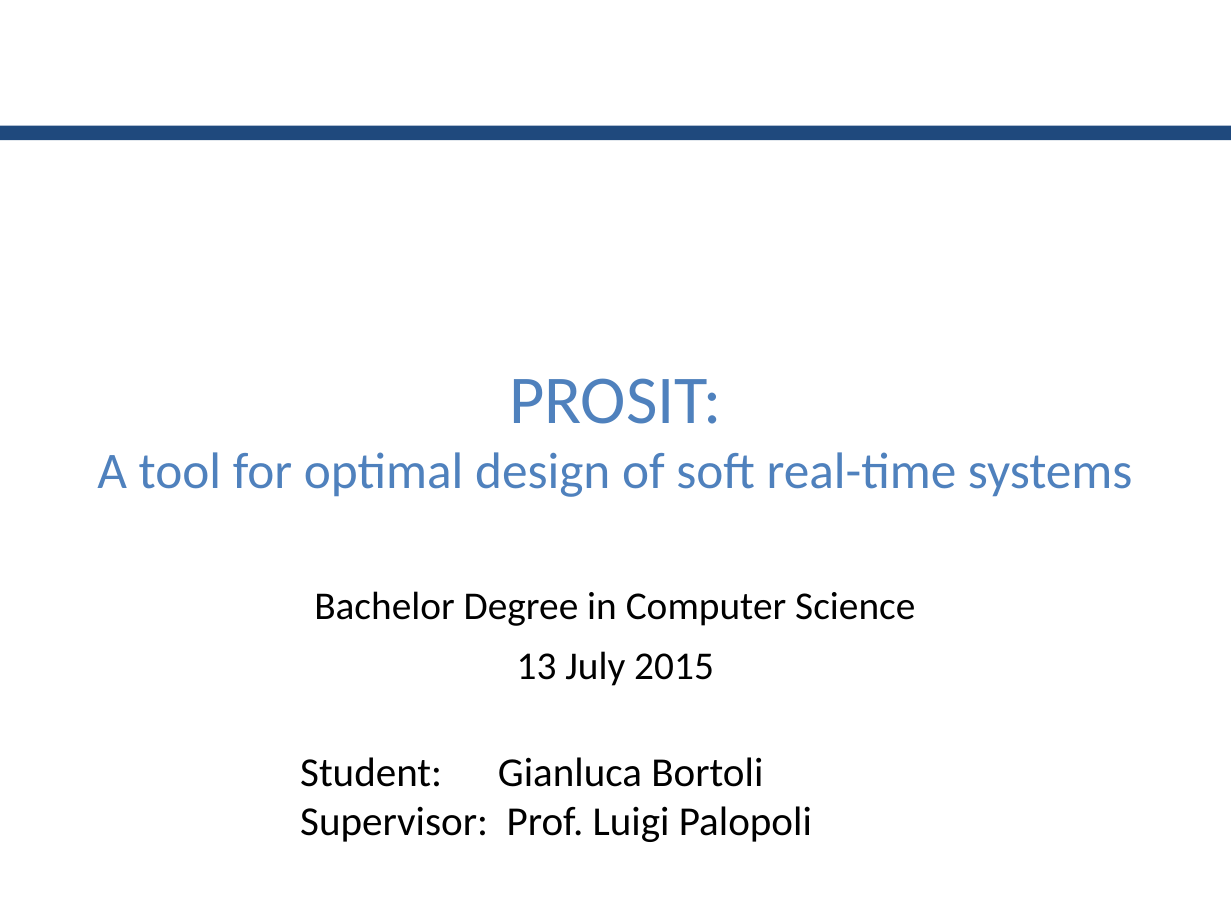
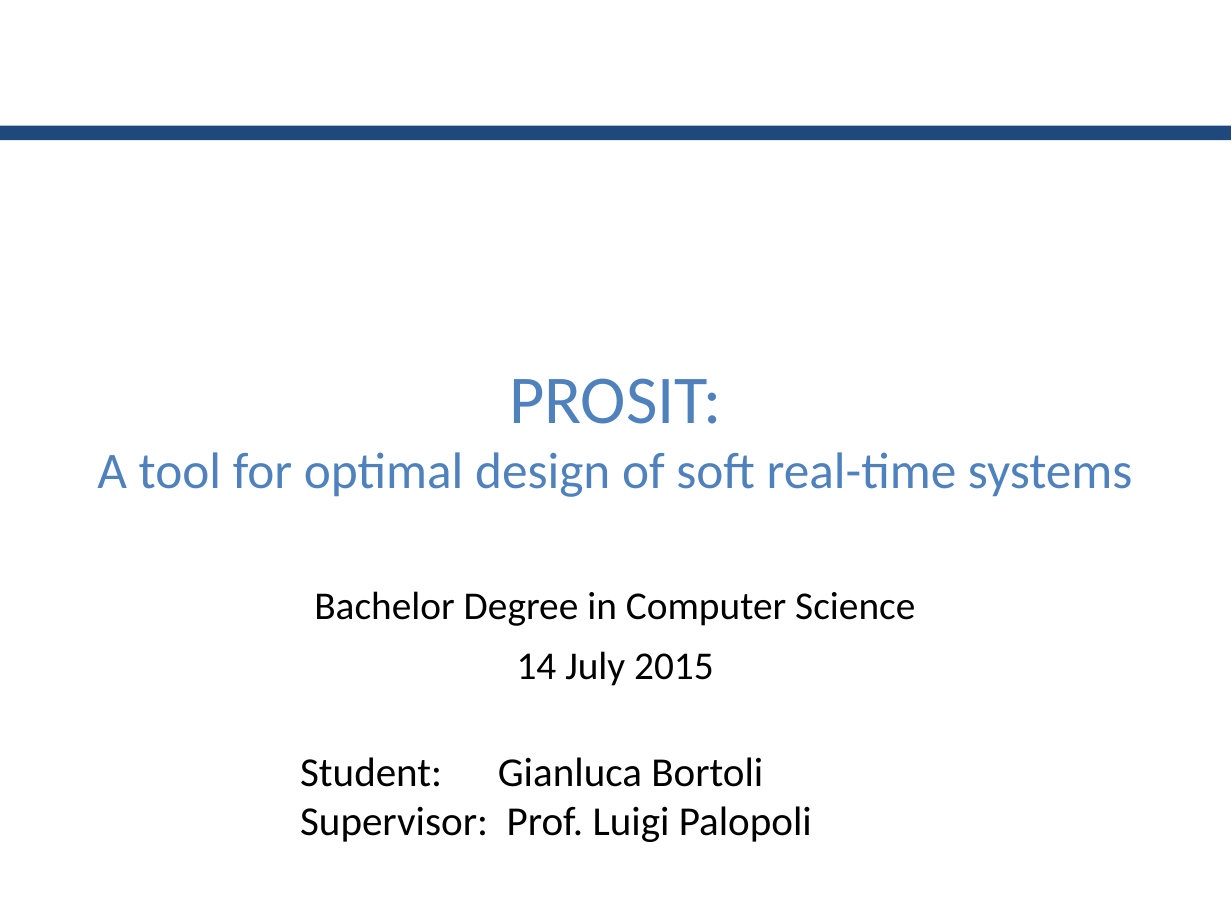
Before and after one commit to GianlucaBortoli/bachelorThesis, a slide deck: slide 1 of slides/slides.pptx. Drawn at 1232x924 pixels with LibreOffice and Linux fonts; fonts in the diff are those of the drawing; background and template pictures are left out. Boxes give left, top, right and bottom in pixels: in the first picture for what was removed or moved away, otherwise in the second. Text is boxed around its words. In the diff, an @@ line names an element or a change of style, - is before the commit and + after.

Commit message:
fixed date

```diff
--- a/slides/slides.pptx
+++ b/slides/slides.pptx
@@ text at box(517, 651, 714, 686): text changed @@
-13 July 2015
+14 July 2015
```
